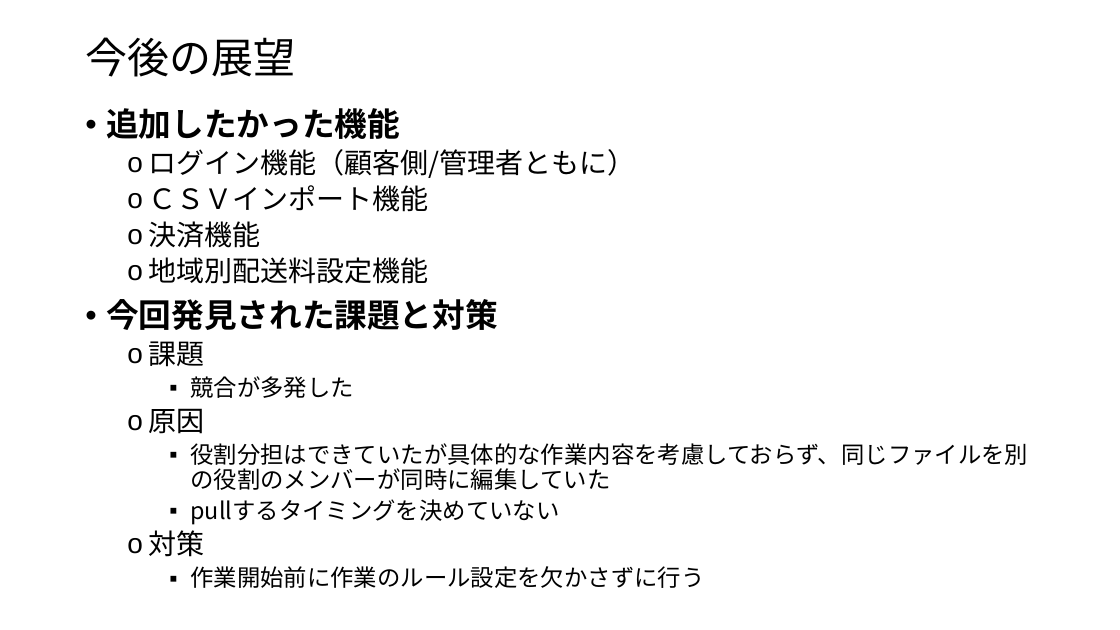
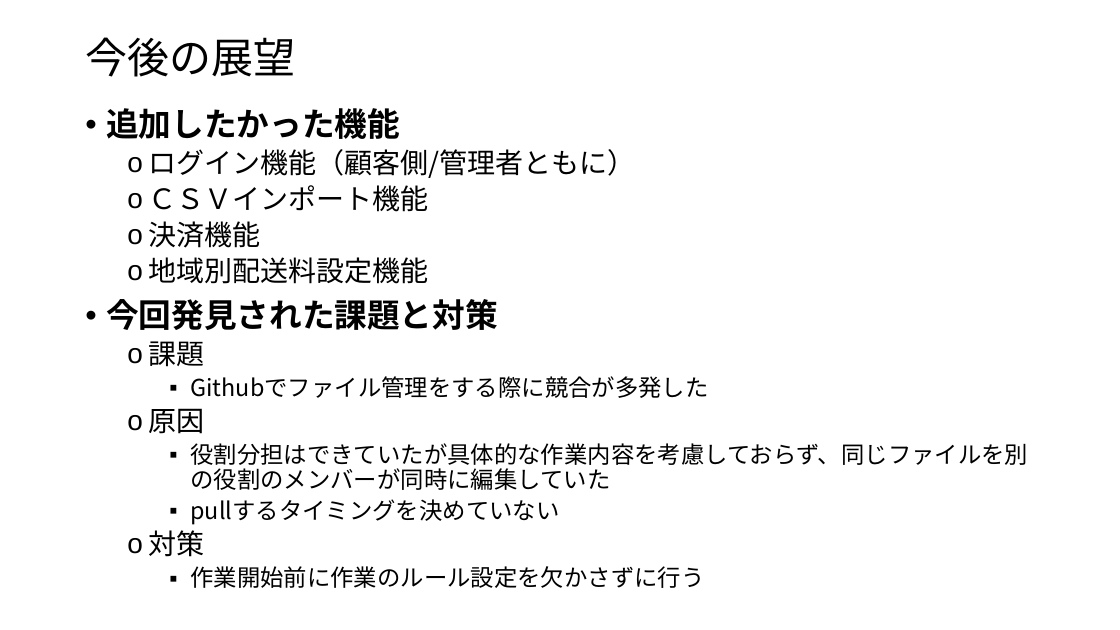
Before and after one commit to Aoi-Yaegashi/teamF, a slide deck: slide 23 of 成果発表会/IT研修_振り返り成果発表.pptx (slide 22 before the commit). Drawn at 1120x630 pixels with LibreOffice and Linux fonts; fonts in the diff are those of the drawing. Boxes give left, top, right and bottom in pixels: in the first picture for what was removed or moved away, otherwise in the second. Text is boxed around its words. In the diff, an @@ line names an element or a change of style, - is before the commit and + after.

```diff
--- a/成果発表会/IT研修_振り返り成果発表.pptx
+++ b/成果発表会/IT研修_振り返り成果発表.pptx
@@ text at [190,376,708,398]: text changed @@
-    ▪ 競合が多発した
+    ▪ Githubでファイル管理をする際に競合が多発した
```
Also in this commit, not shown: 3 other slides changed.
